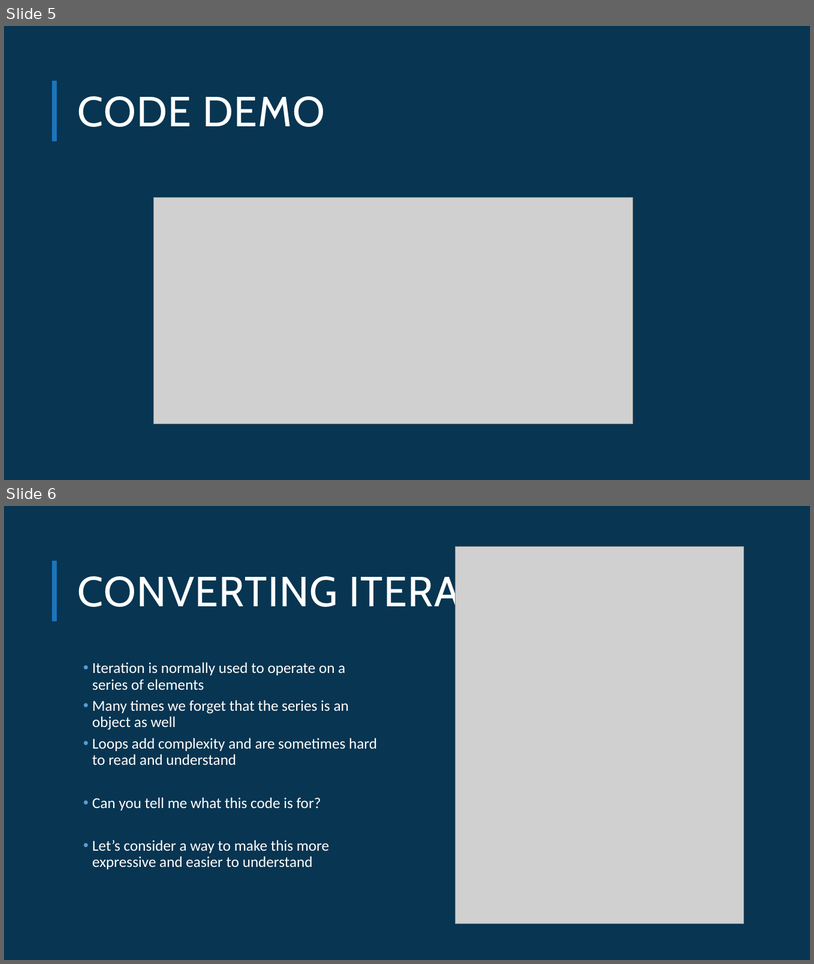
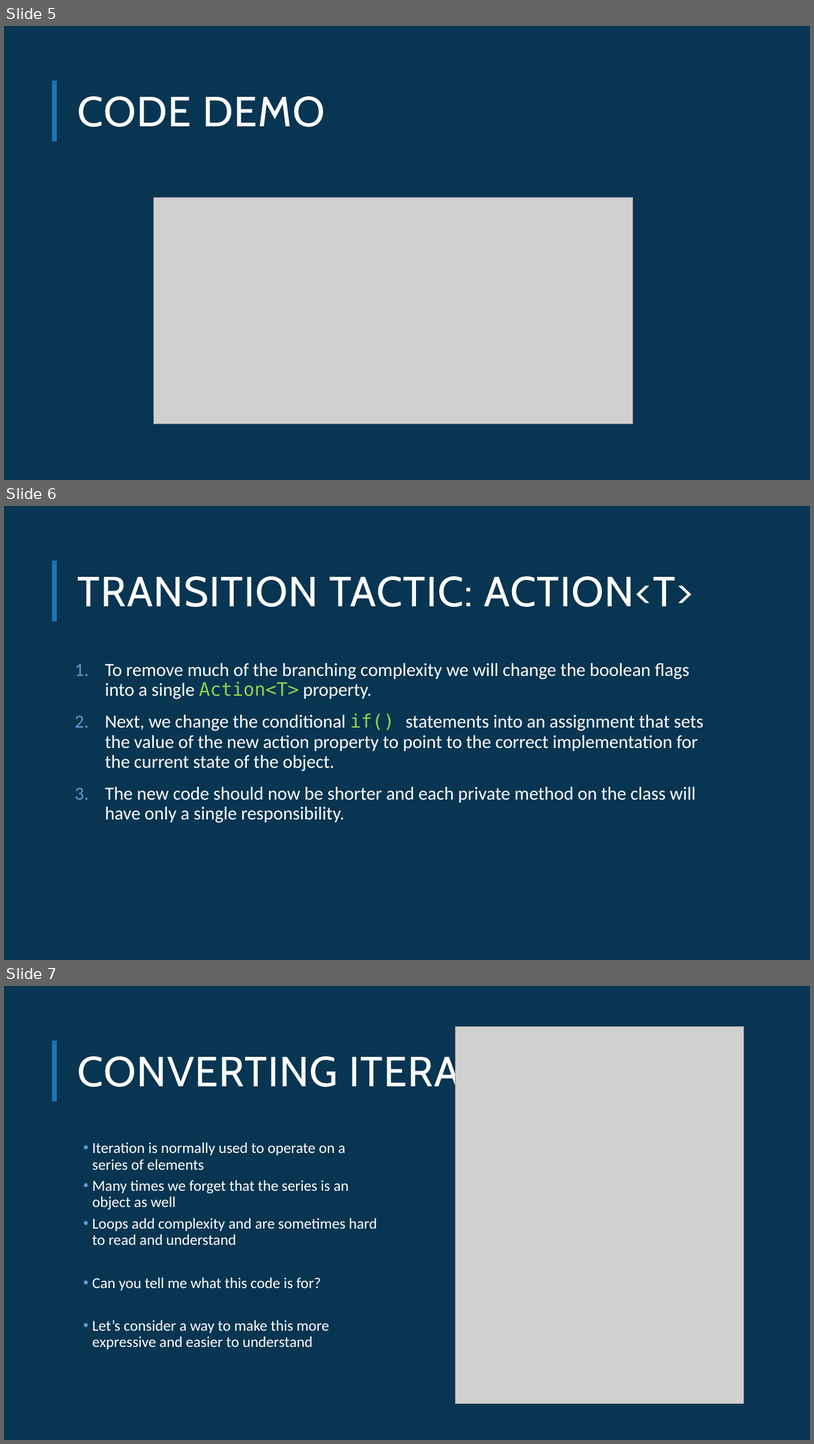
Before and after one commit to MarkEwer/JaxDugSamples, a slide deck: Refactoring_Procedural_Code/Refactoring_Procedural_Code.pptx. Shown one above the other, each under a label of ours: slides 5 and 6 before the commit, slides 5, 6 and 7 after it. The pictures are 814x964 and 814x1444 pixels, drawn with LibreOffice and Linux fonts; fonts in the diff are those of the drawing; grey boxes stand for pictures; background and template pictures are left out. Boxes give left, top, right and bottom in pixels: in the first picture for what was removed or moved away, otherwise in the second. Text is boxed around its words. In the diff, an @@ line names an element or a change of style, - is before the commit and + after.

```diff
--- a/Refactoring_Procedural_Code/Refactoring_Procedural_Code.pptx
+++ b/Refactoring_Procedural_Code/Refactoring_Procedural_Code.pptx
@@ slide 6 added at box(4, 506, 810, 960), background #083551; not listed: 1 template element that a slide beside it also shows @@
@@ title added at box(78, 576, 693, 607), 50 pt, text #FFFFFF @@
+TRANSITION TACTIC: ACTION<T>
@@ text added at box(105, 663, 704, 823), 22 pt, text #FFFFFF @@
+1. To remove much of the branching complexity we will change the boolean flags into a single Action<T> property.
+2. Next, we change the conditional if() statements into an assignment that sets the value of the new action property to point to the correct implementation for the current state of the object.
+3. The new code should now be shorter and each private method on the class will have only a single responsibility.
@@ what was slide 6 is now slide 7 @@
```
Also in this commit, not shown: 1 slide changed, 2 other slides added.
